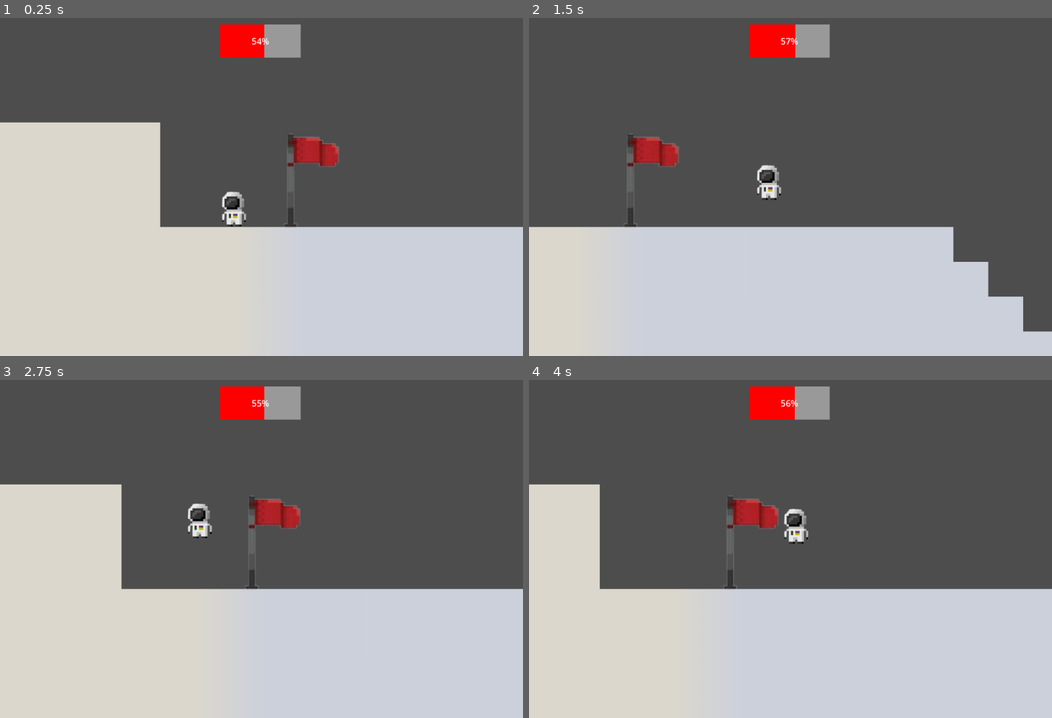
Above: before the commit, frames 1-4 (two rows, left to right).
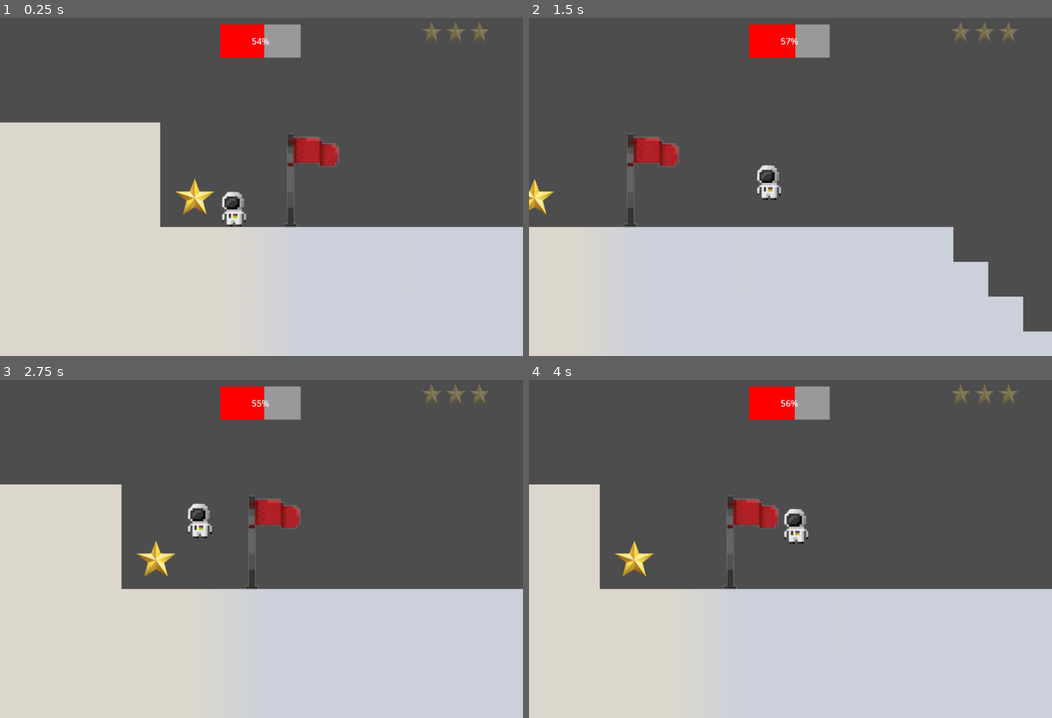
Above: after the commit, the same moments.

Repository: shreya-0718/space-game
Game: Godot game, scene res://scenes/mercury.tscn
The game is run twice, just before and just after one commit, with the same random seed, the same clock (stepped at 60 frames per second) and the same inputs. This scene is started directly instead of the project's main scene.
Inputs (mouse positions are in pixels of both pictures, inside the frame that each line leads up to):
- Up to frame 1 (0.25 s): no input
- Up to frame 2 (1.5 s): tap Enter at 0.5 s; move the mouse to (905, 163) at 0.52 s; hold Right (right) 0.53-1.25 s; tap Alt at 0.6 s; click (905, 163) at 0.67 s; tap Up (jump) at 0.77 s; drag from (685, 200) to (764, 251) at 1.27 s
- Up to frame 3 (2.75 s): move the mouse to (313, 467) at 2.02 s; hold Left (left) from 2.03 s (still down); tap Alt at 2.1 s; click (313, 467) at 2.17 s
- Up to frame 4 (4 s): release Left (left) at 2.75 s; drag from (764, 613) to (633, 491) at 2.77 s; move the mouse to (947, 596) at 3.52 s; hold Right (right) from 3.53 s (still down); tap Alt at 3.6 s; click (947, 596) at 3.67 s; tap Up (jump) at 3.77 s

The runs differ from the first frame. In frame 1, 0.5% of the frame differs, in the area x 33-94%, y 1-59%; in frame 2, 0.5%; in frame 3, 0.5%; in frame 4, 0.5%, in the area x 16-94%, y 1-59%.

Commit message:
added stars in corner

Diff:
--- a/scenes/mercury.tscn
+++ b/scenes/mercury.tscn
@@ -364,12 +364,12 @@
 script = ExtResource("6_w3gva")
 
 [node name="Sprite2D" type="Sprite2D" parent="star2"]
-position = Vector2(6289.298, -113.49988)
+position = Vector2(7217.298, 304.49997)
 scale = Vector2(0.17487687, 0.17487685)
 texture = ExtResource("3_wv0ba")
 
 [node name="CollisionShape2D" type="CollisionShape2D" parent="star2"]
-position = Vector2(6287.7983, -112.74994)
+position = Vector2(7215.7983, 305.24994)
 shape = SubResource("RectangleShape2D_o7j63")
 
 [node name="star3" type="Area2D" parent="."]
@@ -457,6 +457,33 @@
 [node name="spawnpoint" type="Marker2D" parent="."]
 position = Vector2(9433, 774)
 
+[node name="CanvasLayer2" type="CanvasLayer" parent="."]
+
+[node name="star_container" type="HBoxContainer" parent="CanvasLayer2"]
+offset_left = 772.0
+offset_top = 25.0
+offset_right = 900.0
+offset_bottom = 65.0
+mouse_filter = 2
+
+[node name="star1" type="TextureRect" parent="CanvasLayer2/star_container"]
+layout_mode = 2
+mouse_filter = 2
+texture = ExtResource("3_wv0ba")
+expand_mode = 2
+
+[node name="star2" type="TextureRect" parent="CanvasLayer2/star_container"]
+layout_mode = 2
+mouse_filter = 2
+texture = ExtResource("3_wv0ba")
+expand_mode = 2
+
+[node name="star3" type="TextureRect" parent="CanvasLayer2/star_container"]
+layout_mode = 2
+mouse_filter = 2
+texture = ExtResource("3_wv0ba")
+expand_mode = 2
+
 [connection signal="body_entered" from="star1" to="star1" method="_on_body_entered"]
 [connection signal="body_entered" from="star2" to="star2" method="_on_body_entered"]
 [connection signal="body_entered" from="star3" to="star3" method="_on_body_entered"]
--- /dev/null
+++ b/scenes/mercurystars.gd
@@ -0,0 +1 @@
+extends HBoxContainer
--- a/scripts/astronaut.gd
+++ b/scripts/astronaut.gd
@@ -29,10 +29,10 @@
 	move_and_slide()
 
 func die():
+
 	respawn()
 
 func respawn():
 	var spawnpoint = get_node("../spawnpoint")
-
 	if spawnpoint:
 		position = spawnpoint.position
--- a/scripts/mercurylevel.gd
+++ b/scripts/mercurylevel.gd
@@ -20,8 +20,17 @@
 	progress_bar.value = 50
 
 
+func update_stars():
+	var container = get_node("CanvasLayer2/star_container")
+	var stars = container.get_children()
+	for i in range(stars.size()):
+		stars[i].modulate = Color(1, 1, 1, 1) if i < global.mercury_stars else Color(1, 1, 1, 0.3)
+
+
+
 func _process(delta):
 	update_progress_bar()
+	update_stars()
 	progress_bar.visible = true
 
 func update_progress_bar():
Not shown, added: scenes/mercurystars.gd.uid
